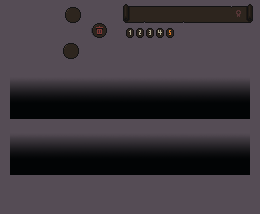
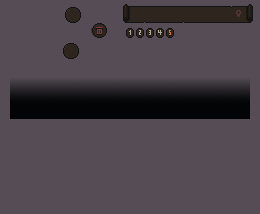
Layered file, before and after one edit (260×214). Changes by layer:
removed layer "EchoBackground.png" over 10, 134, 250, 175
